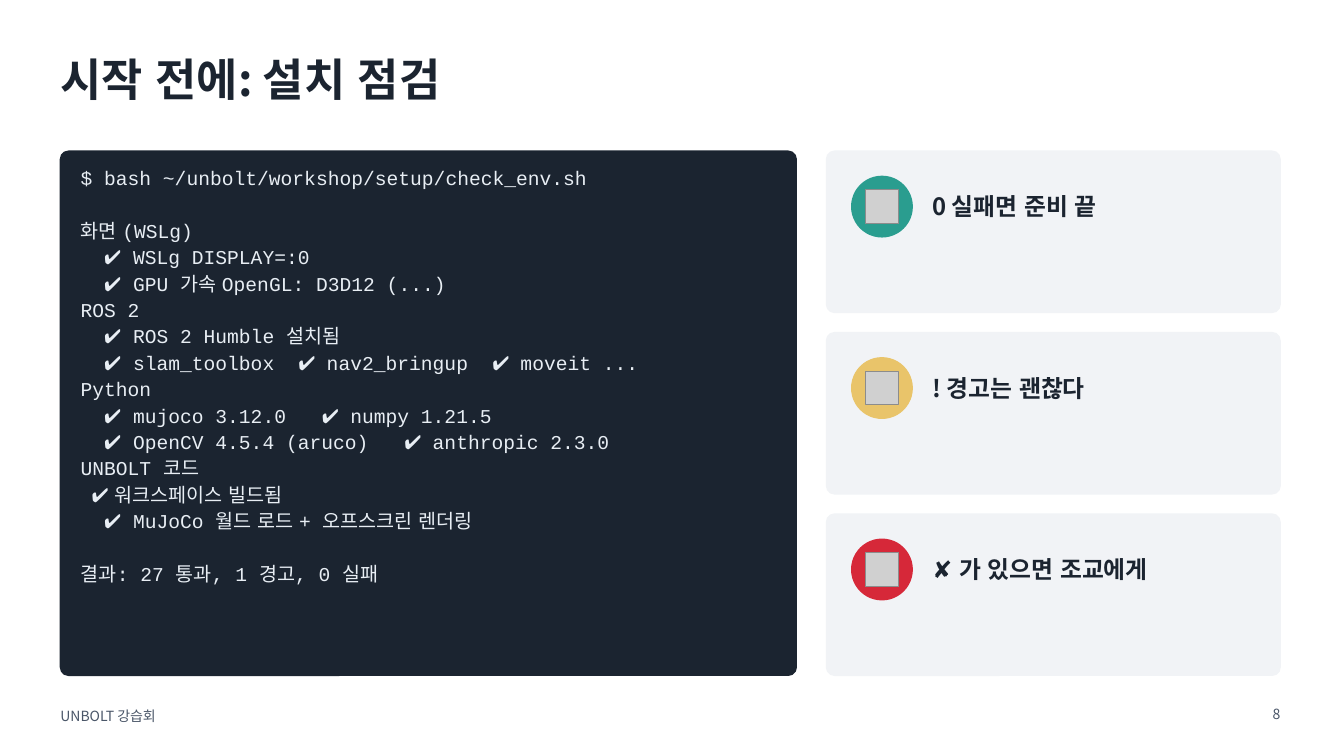
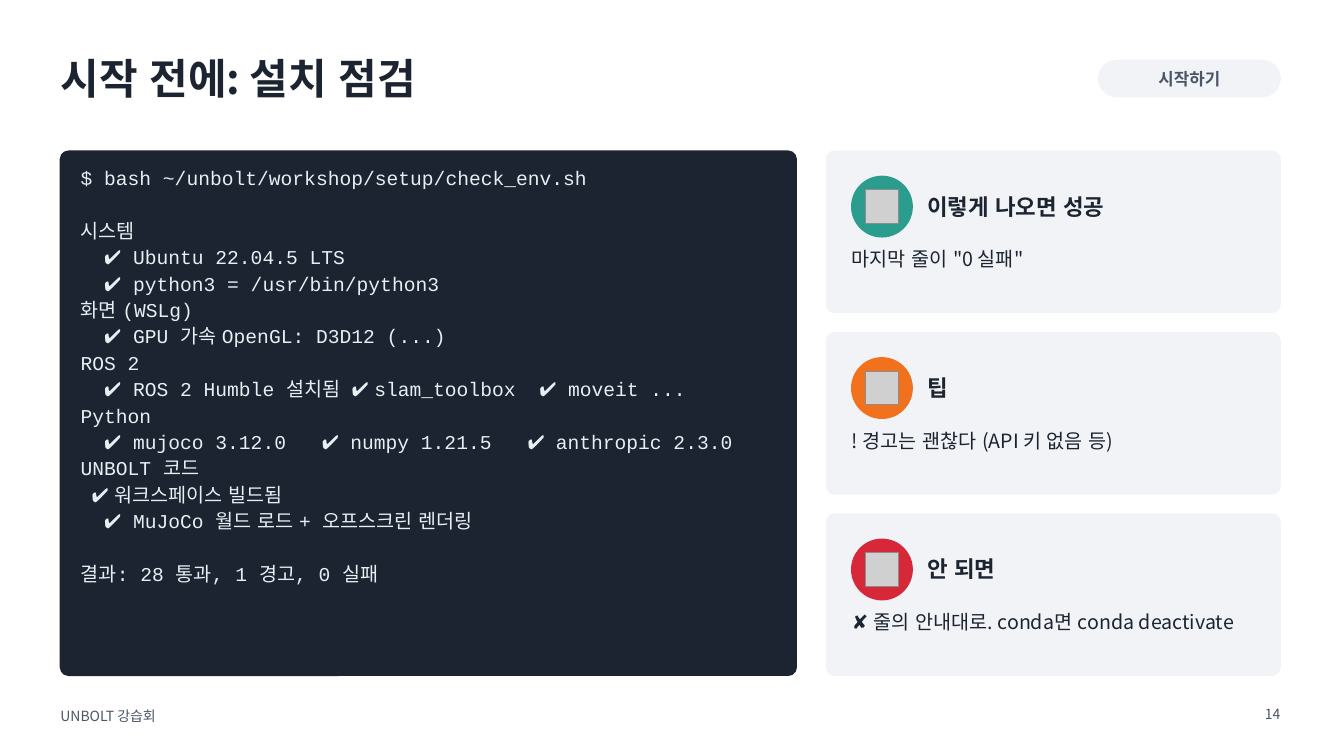
Before and after one commit to sejiny3/AIRLAB, a slide deck: slide 14 of workshop/slides/UNBOLT_workshop.pptx (slide 8 before the commit). Drawn at 1344x756 pixels with LibreOffice and Linux fonts; fonts in the diff are those of the drawing; grey boxes stand for pictures. Boxes give left, top, right and bottom in pixels: in the first picture for what was removed or moved away, otherwise in the second. Text is boxed around its words. In the diff, an @@ line names an element or a change of style, - is before the commit and + after.

```diff
--- a/workshop/slides/UNBOLT_workshop.pptx
+++ b/workshop/slides/UNBOLT_workshop.pptx
@@ title "시작 전에: 설치 점검" at bbox=[60, 58, 416, 98]: size 32 to 30 pt @@
@@ rounded rectangle added at bbox=[1099, 60, 1280, 97], fill #F1F3F6, outline #F1F3F6 1 pt @@
@@ text added at bbox=[1158, 71, 1220, 87], 12 pt, text #4A5668, bold @@
+시작하기
@@ text at bbox=[927, 196, 1104, 217]: text changed; size 17 to 16 pt @@
-0 실패면 준비 끝
+이렇게 나오면 성공
@@ text at bbox=[81, 221, 439, 295]: paragraphs added @@
+시스템
+✔ Ubuntu 22.04.5 LTS
+✔ python3 = /usr/bin/python3
@@ text at bbox=[133, 251, 310, 268]: paragraph removed @@
-✔ WSLg DISPLAY=:0
@@ text added at bbox=[852, 249, 1023, 268], 14 pt, text #1B2430 @@
+마지막 줄이 "0 실패"
@@ ellipse at bbox=[852, 358, 912, 418]: fill #E9C46A to #F2711C; outline #E9C46A 1 pt to #F2711C 1 pt @@
@@ text at bbox=[133, 379, 639, 398]: text changed @@
-✔ ROS 2 Humble 설치됨
-✔ slam_toolbox ✔ nav2_bringup ✔ moveit ...
+✔ ROS 2 Humble 설치됨 ✔ slam_toolbox ✔ moveit ...
@@ text added at bbox=[927, 377, 948, 398], 16 pt, text #1B2430, bold @@
+팁
@@ text at bbox=[133, 435, 732, 453]: text changed @@
-✔ mujoco 3.12.0 ✔ numpy 1.21.5
-✔ OpenCV 4.5.4 (aruco) ✔ anthropic 2.3.0
+✔ mujoco 3.12.0 ✔ numpy 1.21.5 ✔ anthropic 2.3.0
@@ text "! 경고는 괜찮다 (API 키 ..." at bbox=[863, 431, 1113, 452]: vertical alignment middle to top @@
@@ text at bbox=[863, 431, 1113, 452]: text changed; size 17 to 14 pt; bold off @@
-! 경고는 괜찮다
+! 경고는 괜찮다 (API 키 없음 등)
@@ text at bbox=[81, 564, 378, 585]: text changed @@
-결과: 27 통과, 1 경고, 0 실패
+결과: 28 통과, 1 경고, 0 실패
@@ text at bbox=[927, 558, 995, 579]: text changed; size 17 to 16 pt @@
-✘ 가 있으면 조교에게
+안 되면
@@ text added at bbox=[874, 612, 1234, 631], 14 pt, text #1B2430 @@
+✘ 줄의 안내대로. conda면 conda deactivate
@@ page number at bbox=[1265, 708, 1281, 719]: text changed @@
-8
+14
```
Also in this commit, not shown: 30 other slides changed, 96 slides added, 21 slides removed, 24 other files.
